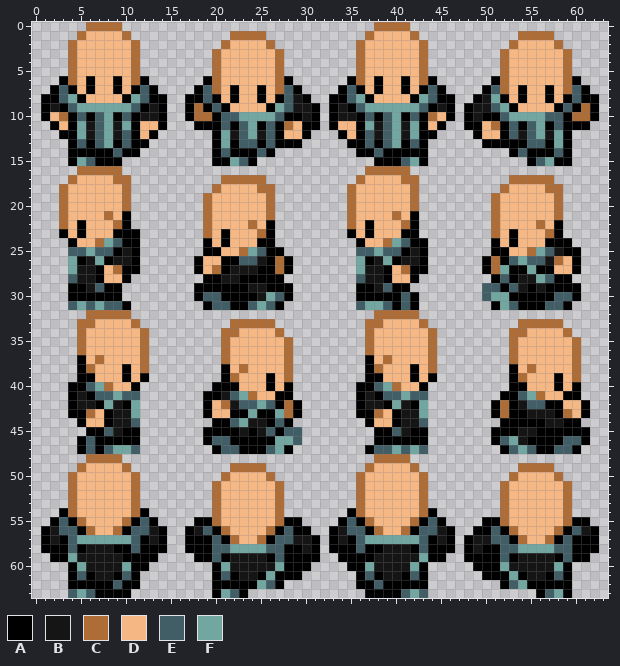
One commit to this pixel-art sprite: images/actors/larry.png. Above, as it was before the edit.
The file is 64x64 pixels.
Palette (. is transparent): A #000000  B #151515  C #ae6c37  D #f5b784  E #415d66  F #71a6a1
The result:
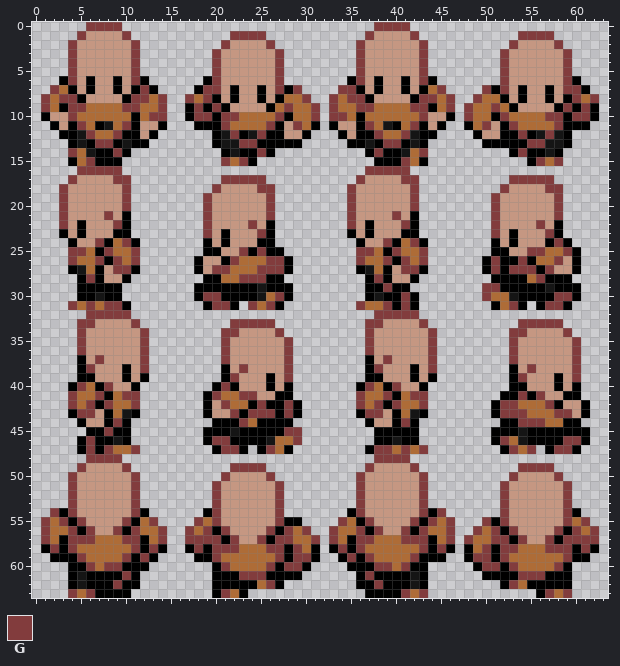
Colours new in this view: G #823c3d
The edit:
colour D: #f5b784 -> #c59782
Changed rows in their new state; - is a pixel that keeps its letter.
first column x 1:
 0 -----GGGG----------------------------GGGG---------------------
 1 ----G----G-----------GGGG-----------G----G-----------GGGG-----
 2 ---G------G---------G----G---------G------G---------G----G----
 3 ---G------G--------G------G--------G------G--------G------G---
 4 ---G------G--------G------G--------G------G--------G------G---
 5 ---G------G--------G------G--------G------G--------G------G---
 6 ---G------G--------G------G.-------G------G-------.G------G---
 7 -GC--------G------GG------GAG----GG--------CG----GAG------GG--
 8 GCGG------GGCG--GCG--------CCG--GCGG------GGCG--GCC--------GCG
 9 GC-GGCCCCGGCCG---G-G------CGCCG-GCCGGCCCCGG-CG-GCCGC------G-G-
10 --DGCCCCCC-CGG---GG-GGCCCCG-CCG-GGC-CCCCCCGD---GCC-GCCCCGG-GG-
11 ----GCABCG----------GCCCCG-DGC------GCBACG------CGD-GCCCCG----
12 ----BGCCGA----------BGABGA----------AGCCGB----------AGABGB----
13 ----B-GG-B----------BBGG-A----------B-GG-B------------GGBB----
14 ---GCB--G-.--------.AB--G----------.-G--BCG----------G--BA.---
15 ----CG-------------.GCG-----------------GC-------------GCG.---
16 ----GGGGG---------------------------GGGGG---------------------
17 ---G----GG----------GGGGG----------G----GG----------GGGGG-----
18 --G------G---------G----GG--------G------G---------G----GG----
19 --G------G--------G------G--------G------G--------G------G----
20 --G------G--------G------G--------G------G--------G------G----
21 --G----G----------G------G--------G----G----------G------G----
22 --G-----G---------G----G----------G-----G---------G----G------
23 ----------.-------G-----G-------------------------G-----G-----
24 ------GACG----------------------------GACG---------------G----
25 ---GGCAGCCG-----------GAG----------GGCAGCCG-----------GGCCG---
26 ---GCCG-GCG----------GCCCGG--------GCCG-GCG-------G-AGACCG----
27 ---A-C--GG---------GGCCCGGG--------A-C--GG--------GAGGG-G-----
28 ---.AG--------------CCGGG----------.AG-------------A-ACGA-----
29 ---.-AA----------------A-----------.-AG----------GG-AA-AB-----
30 ---.--B-----------GG-----CG--------.-B--G--------GCCB----GG---
31 ---GCGCGG----------GG-.GCG---------GCCG-G----------CG-.-GG----
32 -----GGGGG---------------------------GGGGG--------------------
33 ----GG----G----------GGGGG----------GG----G----------GGGGG----
34 ----G------G--------GG----G---------G------G--------GG----G---
35 ----G------G--------G------G--------G------G--------G------G--
36 ----G------G--------G------G--------G------G--------G------G--
37 ------G----G--------G------G----------G----G--------G------G--
38 -----G-----G----------G----G---------G-----G----------G----G--
39 ---------------------G-----G-------------------------G-----G--
40 ----GCAG------------G---------------GCAG----------------------
41 ---GCCGACGG--------GCCGG-----------GCCGACGG----------GAG------
42 ---GCG-GCCG---------GCCAGA-G-------GCG-GCCG--------GGCCCG-----
43 ----GG--C-A----------G-GGGAG--------GG--C-A--------GGGCCCGG---
44 --------GA.----------AGCA-A-------------GA.----------GGGCC----
45 -------GA-.----------BA-AA-GG----------AA-.-----------A-------
46 -----G--B-.--------GG----BCCG----------B--.--------GC-----GG--
47 -----G-GCCG---------GG-.-GC----------GGCGCG---------GCG.-GG---
48 -----GGGG----------------------------GGGG---------------------
49 ----G----G-----------GGGG-----------G----G-----------GGGG-----
50 ---G------G---------G----G---------G------G---------G----G----
51 ---G------G--------G------G--------G------G--------G------G---
52 ---G------G--------G------G--------G------G--------G------G---
53 ---G------G--------G------G--------G------G--------G------G---
54 -G-G------G-------AG------G--------G------G-G------G------GA--
55 GCG-G----G-CG----GCG------G------GC-G----G-GCG---G-G------GCG-
56 GCCG-G--G-GCCG--GCG-G----G-GCG--GCCG-G--G-GCCG--GCG-G----G-GCG
57 GC-GGGCCCGG-CG--GGGG-G--G-GGCCG-GC-GGCCCGGG-CG-GCCGG-G--G-GGGG
58 -G-GCCCCCCG-G----G-GGGCCCGG-GC---G-GCCCCCCG-G---CG-GGCCCGGG-G-
59 ---AGCCCCG-G-------GCCCCCCG-GG----G-GCCCCGA-----GG-GCCCCCCG---
60 ----AGCGGA----------GCCCCGAGG-------AGGCGA-------GGAGCCCCG----
61 ----B-AA-G----------A-GGGA----------G-AA-B----------AGGG-A----
62 ----B---G---------------CG-----------G---B----------GC--------
63 ---GCG--------------GC------------------GCG-------------GCG---
